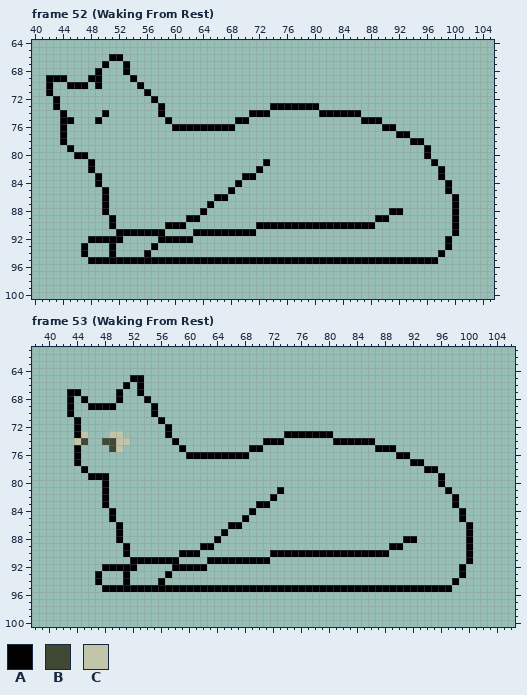
One commit to this pixel-art file: OpenGL/Content/images/cat_0.aseprite. Above is the file before it was changed.
144x144 pixels, 59 frames. Colours within 5 levels of each other are drawn and written as one. Shown: frame 52 (Waking From Rest): x 40..105, y 64..100; frame 53 (Waking From Rest): x 38..106, y 61..100. The commit also changed other frames, which this record leaves out.
Palette (. is transparent): A #000000  B #414833  C #c2c5aa
Pixels before, frame 52 (Waking From Rest) (only the part around the change), first column x 40:
 64 ..................................................................
 65 ..................................................................
 66 ...........AA.....................................................
 67 ..........A..A....................................................
 68 .........A...A....................................................
 69 ..AAA...AA....A...................................................
 70 ..A..AAA.A.....A..................................................
 71 ..A.............A.................................................
 72 ...A.............A................................................
 73 ...A..............A...............AAAAAAA.........................
 74 ....A.....A.......A............AAA.......AAAAAA...................
 75 ....AA...A.........A.........AA................AAA................
 76 ....A...............AAAAAAAAA.....................AA..............
 77 ....A...............................................AA............
 78 ....A.................................................AA..........
 79 .....A..................................................A.........
 80 ......AA................................................A.........
 81 ........A........................A.......................A........
 82 ........A.......................A.........................A.......
 83 .........A....................AA..........................A.......
 84 .........A...................A.............................A......
 85 ..........A.................A..............................A......
 86 ..........A...............AA................................A.....
 87 ..........A..............A..................................A.....
 88 ..........A.............A..........................AA.......A.....
 89 ...........A..........AA.........................AA.........A.....
 90 ...........A.......AAA..........AAAAAAAAAAAAAAAAA...........A.....
 91 ............AAAAAAA....AAAAAAAAA............................A.....
 92 ........AAAAA.....AAAAA....................................A......
 93 .......A...A.....A.........................................A......
 94 .......A...A....A.........................................A.......
 95 ........AAAAAAAAAAAAAAAAAAAAAAAAAAAAAAAAAAAAAAAAAAAAAAAAAA........
 96 ..................................................................
 97 ..................................................................
 98 ..................................................................
 99 ..................................................................
100 ..................................................................
Pixels before, frame 53 (Waking From Rest) (only the part around the change), first column x 38:
 61 .....................................................................
 62 .....................................................................
 63 .....................................................................
 64 .....................................................................
 65 ..............AA.....................................................
 66 .............A.A.....................................................
 67 .....AA.....A..A.....................................................
 68 .....A.A....A...A....................................................
 69 .....A..AAAA.....A...................................................
 70 .....A...........A...................................................
 71 ......A...........A..................................................
 72 ......A............A.................................................
 73 ......AC...CC......A................AAAAAAA..........................
 74 ......CB..BBCC......A............AAA.......AAAAAA....................
 75 ......A....BC........A.........AA................AAA.................
 76 ......A...............AAAAAAAAA.....................AA...............
 77 ......A...............................................AA.............
 78 .......A................................................AA...........
 79 ........AAA...............................................A..........
 80 ..........A...............................................A..........
 81 ..........A........................A.......................A.........
 82 ..........A.......................A.........................A........
 83 ..........A.....................AA..........................A........
 84 ...........A...................A.............................A.......
 85 ...........A..................A..............................A.......
 86 ............A...............AA................................A......
 87 ............A..............A..................................A......
 88 ............A.............A..........................AA.......A......
 89 .............A..........AA.........................AA.........A......
 90 .............A.......AAA..........AAAAAAAAAAAAAAAAA...........A......
 91 ..............AAAAAAA....AAAAAAAAA............................A......
 92 ..........AAAAA.....AAAAA....................................A.......
 93 .........A...A.....A.........................................A.......
 94 .........A...A....A.........................................A........
 95 ..........AAAAAAAAAAAAAAAAAAAAAAAAAAAAAAAAAAAAAAAAAAAAAAAAAA.........
 96 .....................................................................
 97 .....................................................................
 98 .....................................................................
 99 .....................................................................
New version:
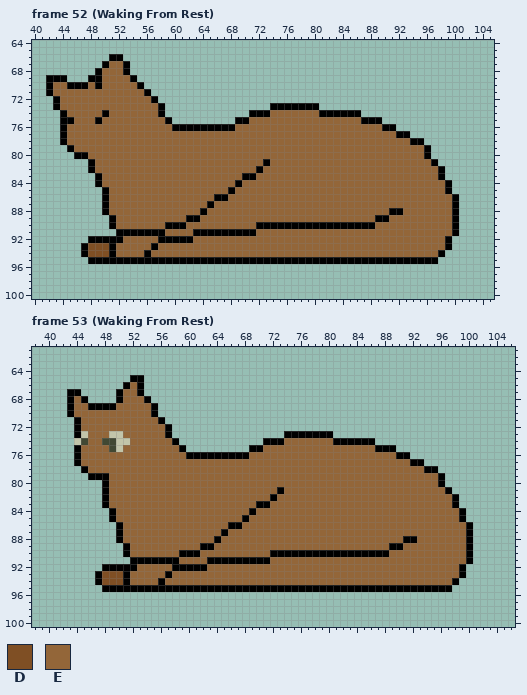
Colours new in this view: D #7f4f24  E #936639
Commit: Alright. Gonna call it quits on the sleeping / waking animations for now.
Edits made:
Frame 52 (Waking From Rest):
Colour D is added in rows 93 to 94 at x 48 to 50.
Colour E is added in row 67 at x 51 to 52; in row 68 at x 50 to 52; in row 69 at x 50 to 53; in row 70 at x 43 to 44, 48 and 50 to 54; in row 71 at x 43 to 55; in row 72 at x 44 to 56.
Colour E is added in row 73 at x 44 to 57; in row 74 at x 45 to 49, 51 to 57 and 74 to 80; in row 75 at x 46 to 48, 50 to 58 and 71 to 86; in row 76 at x 45 to 59 and 69 to 89; in row 77 at x 45 to 91; in row 78 at x 45 to 93.
Colour E is added in row 79 at x 46 to 95; in row 80 at x 48 to 95; in row 81 at x 49 to 72 and 74 to 96; in row 82 at x 49 to 71 and 73 to 97; in row 83 at x 50 to 69 and 72 to 97; in row 84 at x 50 to 68 and 70 to 98.
Colour E is added in row 85 at x 51 to 67 and 69 to 98; in row 86 at x 51 to 65 and 68 to 99; in row 87 at x 51 to 64 and 66 to 99; in row 88 at x 51 to 63, 65 to 90 and 93 to 99; in row 89 at x 52 to 61, 64 to 88 and 91 to 99; in row 90 at x 52 to 58, 62 to 71 and 89 to 99.
Colour E is added in row 91 at x 59 to 62 and 72 to 99; in row 92 at x 53 to 57 and 63 to 98; in row 93 at x 52 to 56 and 58 to 98; in row 94 at x 52 to 55 and 57 to 97.
Frame 53 (Waking From Rest):
Colour D is added in rows 93 to 94 at x 48 to 50.
Colour E is added in row 66 at x 52; in row 67 at x 51 to 52; in row 68 at x 44 and 51 to 53; in row 69 at x 44 to 45 and 50 to 54; in row 70 at x 44 to 54; in row 71 at x 45 to 55.
Colour E is added in row 72 at x 45 to 56; in row 73 at x 46 to 48 and 51 to 56; in row 74 at x 46 to 47, 52 to 57 and 74 to 80; in row 75 at x 45 to 48, 51 to 58 and 71 to 86; in row 76 at x 45 to 59 and 69 to 89; in row 77 at x 45 to 91.
Colour E is added in row 78 at x 46 to 93; in rows 79 to 80 at x 49 to 95; in row 81 at x 49 to 72 and 74 to 96; in row 82 at x 49 to 71 and 73 to 97; in row 83 at x 49 to 69 and 72 to 97; in row 84 at x 50 to 68 and 70 to 98.
Colour E is added in row 85 at x 50 to 67 and 69 to 98; in row 86 at x 51 to 65 and 68 to 99; in row 87 at x 51 to 64 and 66 to 99; in row 88 at x 51 to 63, 65 to 90 and 93 to 99; in row 89 at x 52 to 61, 64 to 88 and 91 to 99; in row 90 at x 52 to 58, 62 to 71 and 89 to 99.
Colour E is added in row 91 at x 59 to 62 and 72 to 99; in row 92 at x 53 to 57 and 63 to 98; in row 93 at x 52 to 56 and 58 to 98; in row 94 at x 52 to 55 and 57 to 97.
Where, in picture pixels (left, top, right, bottom), the same in both pictures:
added: (53, 61, 452, 257)
added: (74, 382, 466, 585)
